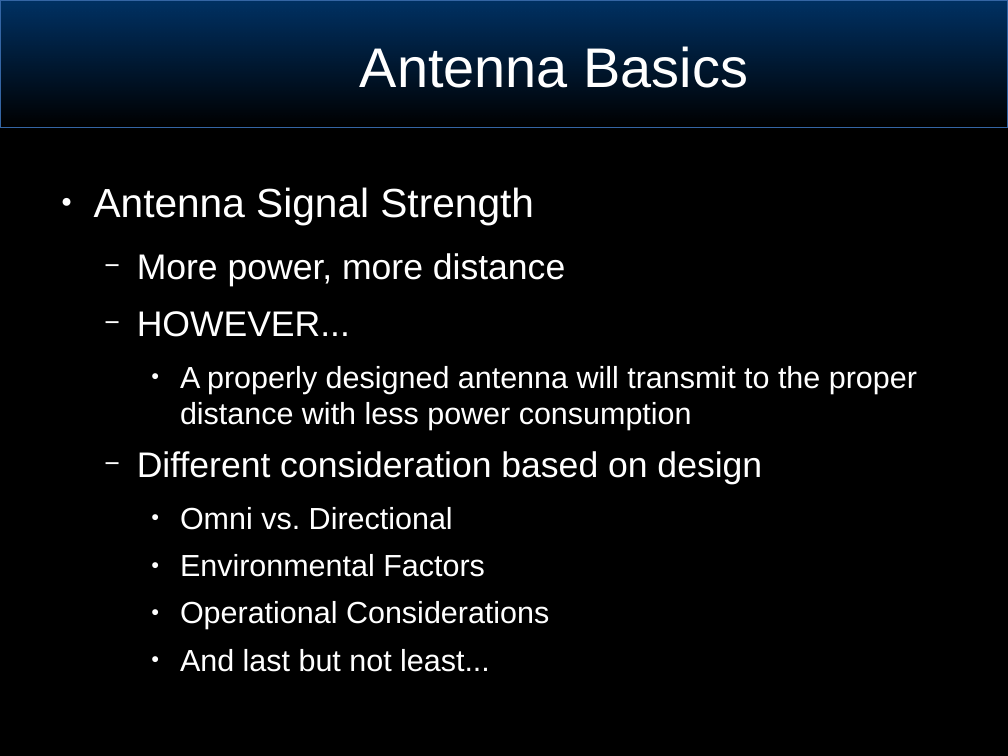
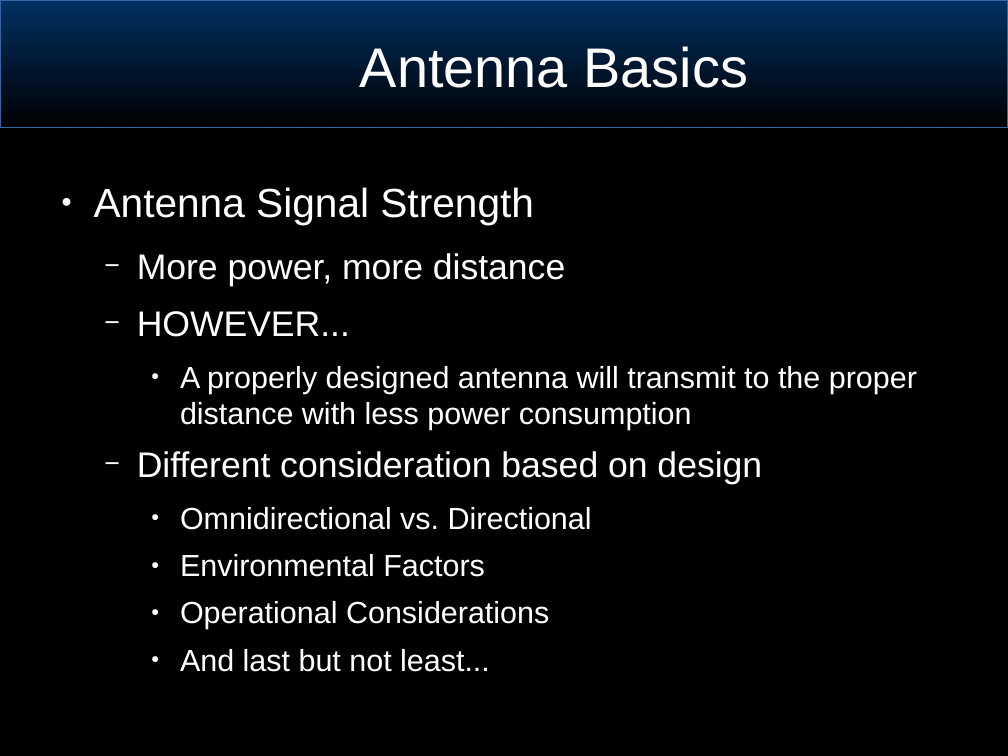
Before and after one commit to joeblankenship1/BRW_ANT_CLASS, a slide deck: slide 21 of BasicSignalsConcepts.odp (slide 20 before the commit). Drawn at 1008x756 pixels with LibreOffice and Linux fonts; fonts in the diff are those of the drawing; background and template pictures are left out. Boxes give left, top, right and bottom in pixels: in the first picture for what was removed or moved away, otherwise in the second. Text is boxed around its words. In the diff, an @@ line names an element or a change of style, - is before the commit and + after.

```diff
--- a/BasicSignalsConcepts.odp
+++ b/BasicSignalsConcepts.odp
@@ text at box(180, 507, 592, 530): text changed @@
-    ● Omni vs. Directional
+    ● Omnidirectional vs. Directional
```
Also in this commit, not shown: 14 other slides changed, 5 slides added, 9 slides removed, 1 other file.
